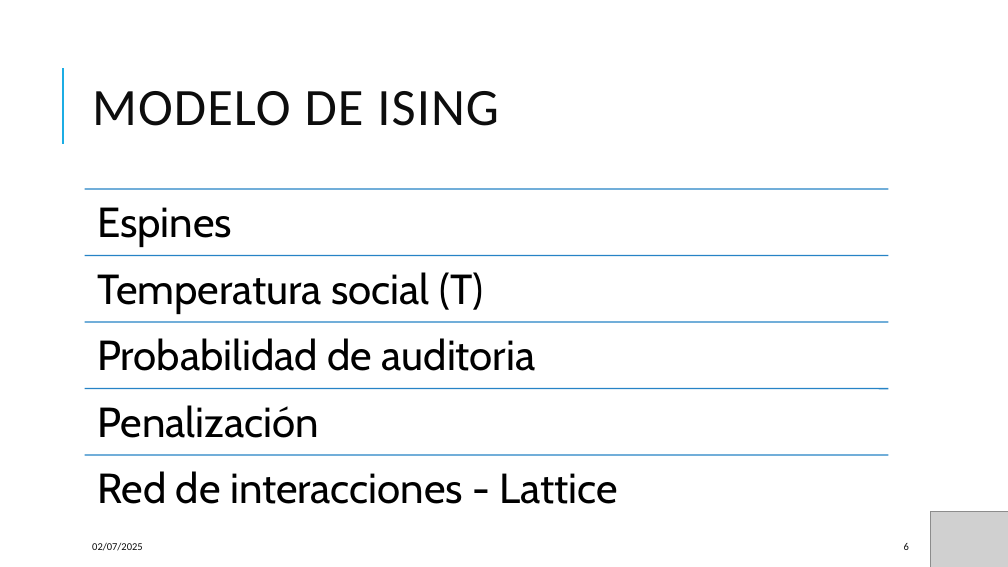
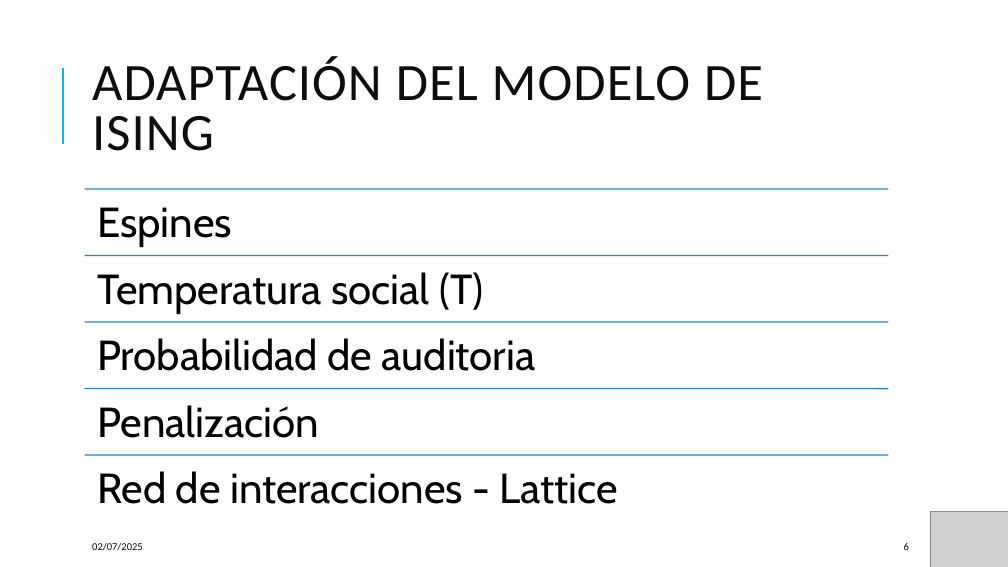
Before and after one commit to mlaloma/TFG_ADE_2, a slide deck: slide 6 of El modelo de ising para analizar la evasion.pptx. Drawn at 1008x567 pixels with LibreOffice and Linux fonts; fonts in the diff are those of the drawing; grey boxes stand for pictures. Boxes give left, top, right and bottom in pixels: in the first picture for what was removed or moved away, otherwise in the second. Text is boxed around its words. In the diff, an @@ line names an element or a change of style, - is before the commit and + after.

```diff
--- a/El modelo de ising para analizar la evasion.pptx
+++ b/El modelo de ising para analizar la evasion.pptx
@@ title at [92, 56, 763, 151]: text changed @@
-MODELO DE ISING
+ADAPTACIÓN DEL MODELO DE ISING
```
Also in this commit, not shown: 6 other slides changed, 4 slides added.
